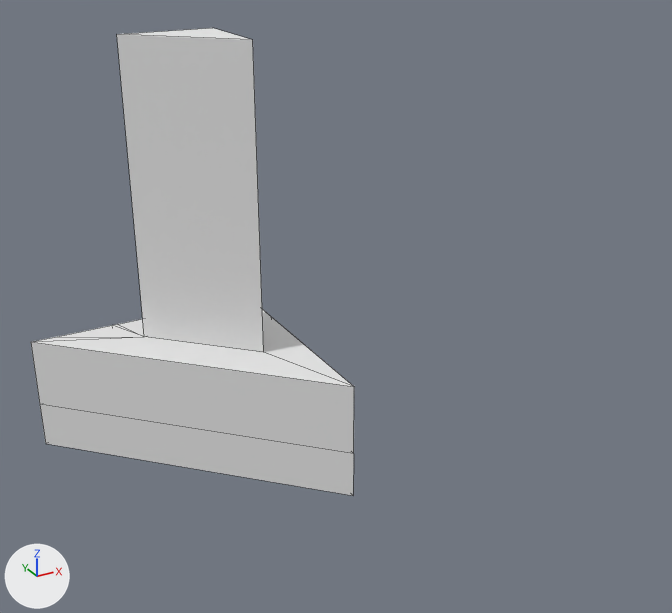
Before and after pictures for a commit that changed the Blender file Assets/Blends/level-prison.blend.
Both versions are drawn from a 50 mm lens placed at (-13.2, -47.7, 27.0), pointed at (6.4, -12.2, 9.3). Lighting does not change. The marker at lower left points along +X, +Y and +Z. Mesh edges are drawn as thin lines.

Before the edit, the objects in view are built like this:
```python
me_prison_start = bpy.data.meshes.new('prison-start')
me_prison_start.from_pydata(...)  # 55 vertices, 52 faces; spans x -6.1..9.1, y 0.0..21.3, z -2.3..14.5
# faces by material slot: [5, 14, 33]
me_prison_start.materials.append(mat_ground)  # white #e7e7e7
me_prison_start.materials.append(mat_ceiling)  # white #e7e7e7
me_prison_start.materials.append(mat_wall)  # its picture is missing
ob_prison_start = bpy.data.objects.new('prison-start', me_prison_start)
ob_prison_start.location = (0.0, 0.0, 0.0)
ob_prison_start.rotation_euler = (1.571, 0.0, 0.0)  # degrees (90, 0, 0)
```
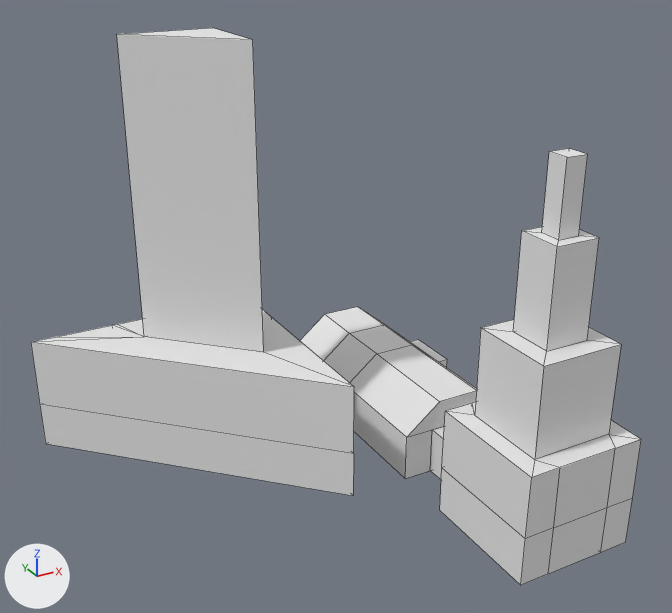
Edits to the bpy script that builds the scene:
```text
Change me_prison_start:
    used by ob_prison_start; location = (0.0, 0.0, 0.0); rotation_euler = (1.571, 0.0, 0.0), in degrees (90, 0, 0)
    remove me_prison_start.from_pydata(...)  # 55 vertices, 52 faces; spans x -6.1..9.1, y 0.0..21.3, z -2.3..14.5
    add me_prison_start.from_pydata(...)  # 131 vertices, 131 faces; spans x -6.1..15.8, y 0.0..21.3, z -2.3..23.6
    me_prison_start part 1
    50 vertices are added at x 9.1..15.8, y 0.0..17.8, z 2.3..23.6
    18 new vertices lie (0.0, 2.4, 0.0) away from vertices in x 9.1..15.8, y 0.0, z 2.3..23.6
    8 new vertices lie (0.0, 3.1, 0.0) away from vertices in x 9.1..15.2, y 2.4, z 17.5..23.6
    28 new faces join them, mat_ceiling (white #e7e7e7)
    8 new faces join them, mat_ground (white #e7e7e7)
    43 new faces join them, mat_wall (its picture is missing)
```

Location of each change, [x1, y1, x2, y2] in pixels of the pictures (672 x 613 px):
'prison-start', reshaped (89% wider, 19% taller)
    before: [31, 28, 354, 496]
    after: [31, 28, 641, 585]
part 1 of me_prison_start, added
    after: [300, 148, 641, 585]
